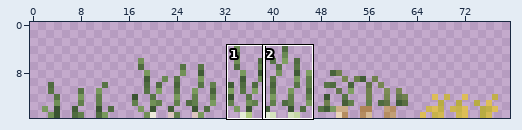
One commit to this sprite sheet: VoxelGame/Resources/Textures/onion.png. The first picture is a wide view before the edit; the outline marks the close-up.
Close-up. Before the edit:
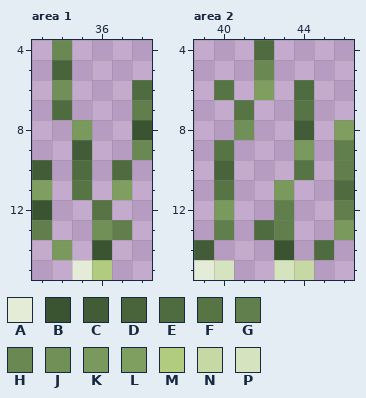
The file is 80x16 pixels. Colours within 5 levels of each other are drawn and written as one. Shown: area 1: x 33..38, y 4..15; area 2: x 39..46, y 4..15. The commit also changed other parts of the picture, which this record leaves out.
Palette (. is transparent): A #e4ecd7  B #3a5431  C #415c36  D #49643b  E #4f6b40  F #577445  G #617f4c  H #698852  J #719057  K #79995d  L #7e9f60  M #b1cb7f  N #c6d9a4  P #d6e3bf
Pixels before, area 1, first column x 33:
 4 .H....
 5 .D....
 6 .J...E
 7 .E...G
 8 ..K..B
 9 ..C..H
10 C.E.E.
11 L.F.L.
12 B..F..
13 G..JG.
14 .K.B..
15 ..AM..
Pixels before, area 2, first column x 39:
 4 ...E....
 5 ...H....
 6 .F.L.E..
 7 ..F..F..
 8 ..J..C.L
 9 .F...K.G
10 .D...F.G
11 .F..K..E
12 .K..G..G
13 .G.EG..K
14 C...B.E.
15 AP..PN..
The result:
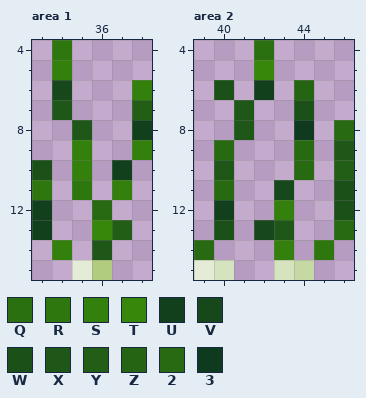
Colours new in this view: Q #2b7010  R #2e760e  S #33800c  T #37870a  U #12401d  V #16481b  W #1b5019  X #1e5717  Y #225e15  Z #256413  2 #286a12  3 #0f3a1f
Change:
Changed rows in their new state; - is an unchanged pixel.
Area 1:
first column x 33:
 4 -R----
 5 -S----
 6 -V---S
 7 -X---Y
 8 --X--U
 9 --S--S
10 W-S-U-
11 R-R-S-
12 U--2--
13 U--TY-
14 -S-X--
Area 2:
first column x 39:
 4 ---Q----
 5 ---T----
 6 -W-U-Z--
 7 --X--W--
 8 --X--3-2
 9 -2---2-X
10 -X---2-Y
11 -2--V--W
12 -U--S--W
13 -W-VX--2
14 2---S-R-
Pixel boxes of the changes (left, top, right, bottom) in both close-ups:
changed: (32, 40, 152, 260)
changed: (194, 40, 354, 260)
